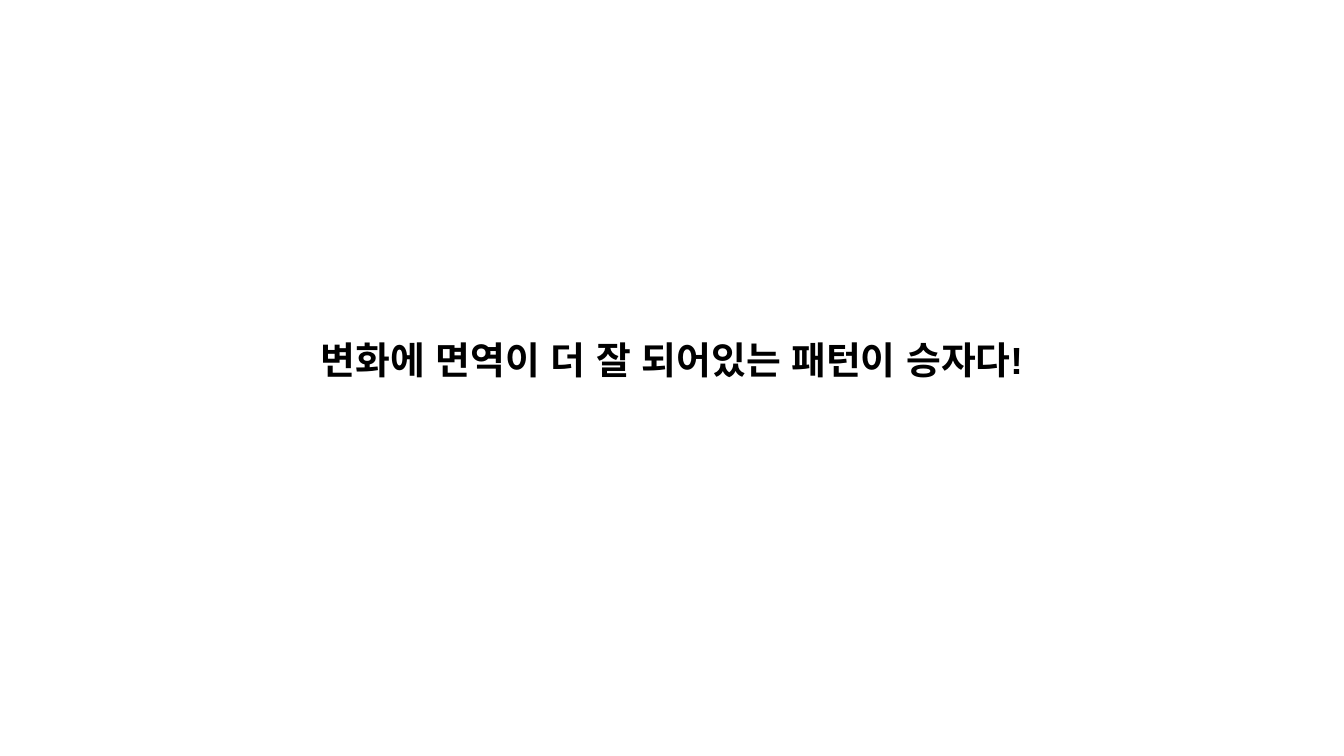
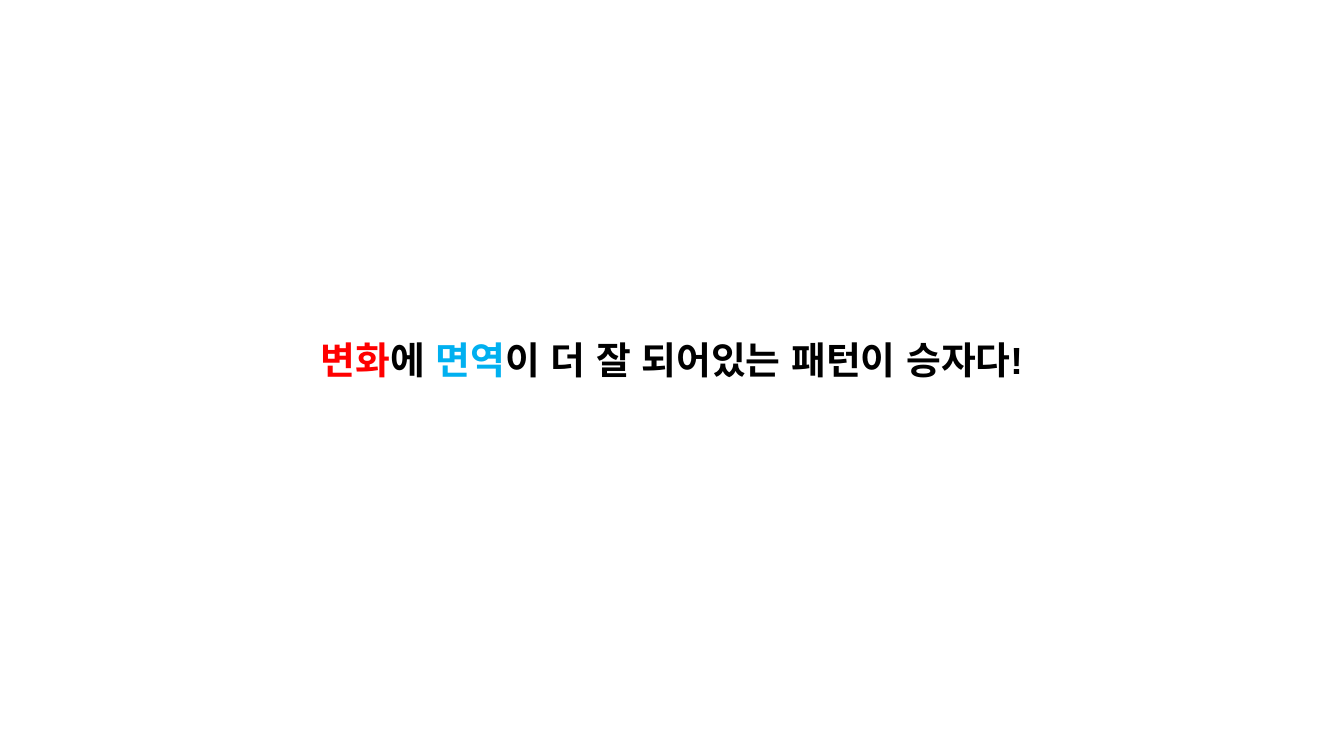
Before and after one commit to K-Diger/RealOOP, a slide deck: slide 30 of RealOOP.pptx (slide 29 before the commit). Drawn at 1344x756 pixels with LibreOffice and Linux fonts; fonts in the diff are those of the drawing. Boxes give left, top, right and bottom in pixels: in the first picture for what was removed or moved away, otherwise in the second. Text is boxed around its words. In the diff, an @@ line names an element or a change of style, - is before the commit and + after.

```diff
--- a/RealOOP.pptx
+++ b/RealOOP.pptx
@@ text "변화에 면역이 더 잘 되어있는 ..." at (321,342,1023,378): text colour #000000 to #FF0000 in "변화에"; text colour #000000 to #00B0F0 in "면역이" @@
```
Also in this commit, not shown: 9 other slides changed, 1 slide added.
